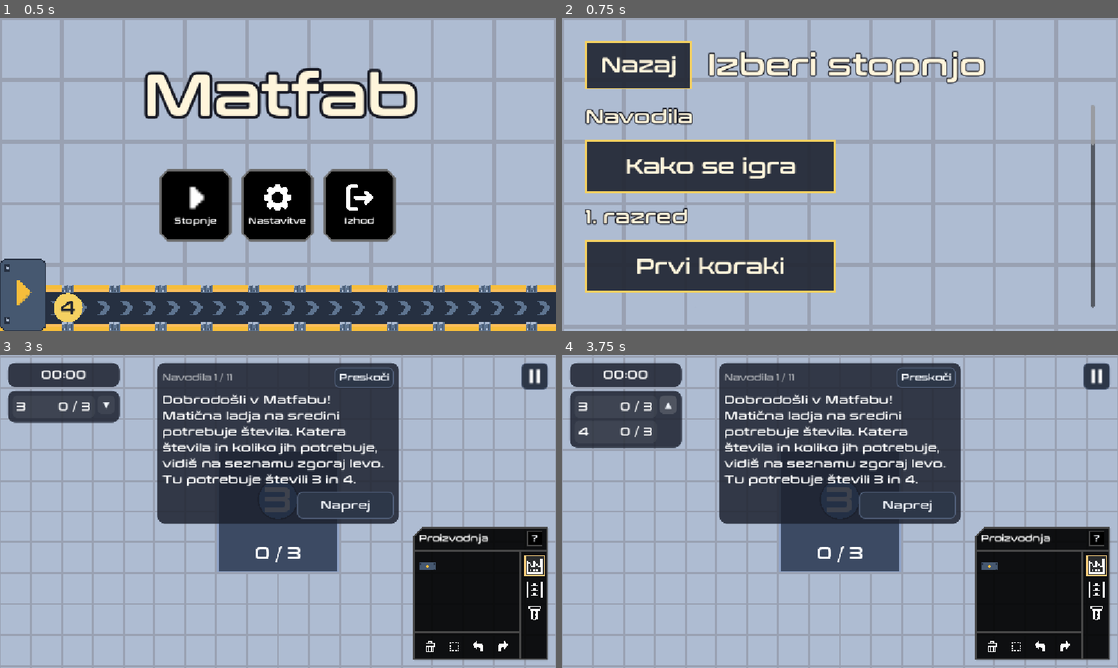
Above: before the commit, frames 1-4 (two rows, left to right).
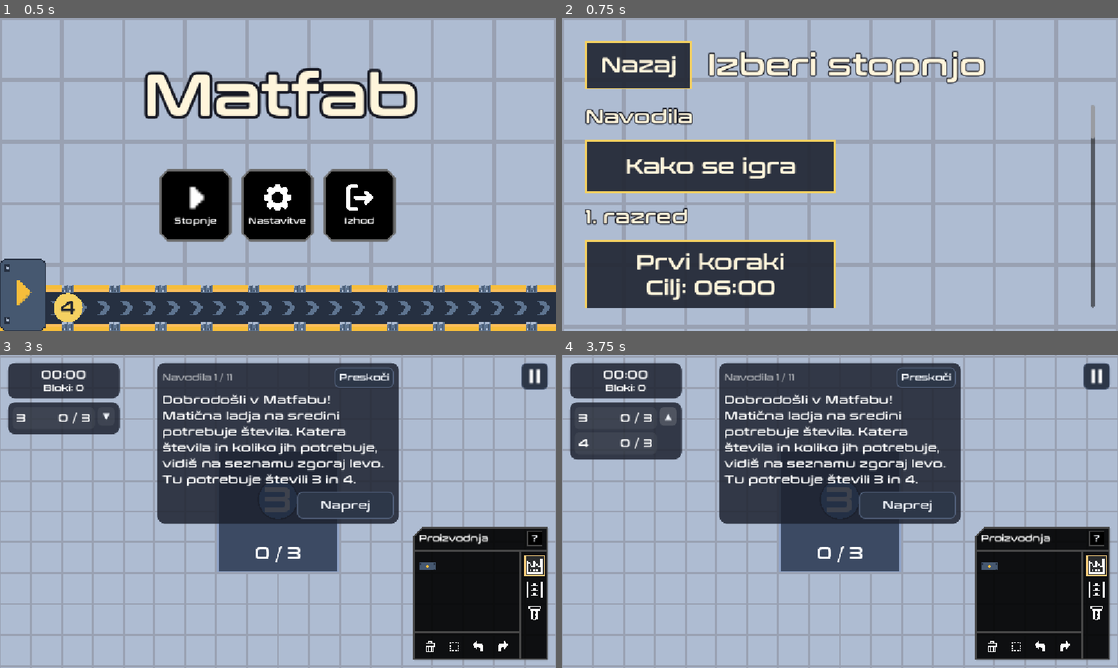
Above: after the commit, the same moments.

Repository: neyxium/MatFab
Game: Godot game, scene res://ui/main_menu.tscn
Same seed, same stepped clock (60 frames per second), same inputs: the game is played once before the commit and once after it.
Inputs (mouse positions are in pixels of both pictures, inside the frame that each line leads up to):
- Up to frame 1 (0.5 s): no input
- Up to frame 2 (0.75 s): click (756, 205) at 0.5 s
- Up to frame 3 (3 s): click "Nazaj" at 1.25 s; click (194, 542) at 2 s; click "Kako se igra" at 2.75 s
- Up to frame 4 (3.75 s): click "▼" at 3.5 s

Frame 1 is identical in both runs. In frame 2, 3.7% of the frame differs, in the area x 4-96%, y 38-93%; in frame 3, 1.8%; in frame 4, 2.1%.

Commit message:
Prikaz zvezdic in ocene na koncu stopnje, v HUD in izbiri stopenj

Diff:
--- a/data/levels/r1_01.tres
+++ b/data/levels/r1_01.tres
@@ -19,6 +19,8 @@
 [resource]
 script = ExtResource("5_2s3mb")
 title = "Prvi koraki"
+target_time = 360.0
+par_cost = 25
 ore_patches = Array[ExtResource("4_2y85k")]([SubResource("Resource_g7x37"), SubResource("Resource_70sox")])
 goals = Dictionary[int, int]({
 2: 10,
--- a/data/levels/r6_01.tres
+++ b/data/levels/r6_01.tres
@@ -28,6 +28,8 @@
 [resource]
 script = ExtResource("5_2s3mb")
 title = "Poštevanka"
+target_time = 480.0
+par_cost = 45
 grade = 6
 ore_patches = Array[ExtResource("4_2y85k")]([SubResource("Resource_g7x37"), SubResource("Resource_70sox"), SubResource("Resource_pspa2")])
 goals = Dictionary[int, int]({
--- a/data/levels/r6_02.tres
+++ b/data/levels/r6_02.tres
@@ -27,6 +27,8 @@
 [resource]
 script = ExtResource("1_level")
 title = "Večkratniki"
+target_time = 480.0
+par_cost = 45
 grade = 6
 ore_patches = Array[ExtResource("2_ore")]([SubResource("Resource_ore0"), SubResource("Resource_ore1"), SubResource("Resource_ore2")])
 goals = Dictionary[int, int]({
--- a/data/levels/r6_03.tres
+++ b/data/levels/r6_03.tres
@@ -27,6 +27,8 @@
 [resource]
 script = ExtResource("1_level")
 title = "Deljenje"
+target_time = 480.0
+par_cost = 45
 grade = 6
 ore_patches = Array[ExtResource("2_ore")]([SubResource("Resource_ore0"), SubResource("Resource_ore1"), SubResource("Resource_ore2")])
 goals = Dictionary[int, int]({
--- a/data/levels/r6_04.tres
+++ b/data/levels/r6_04.tres
@@ -27,6 +27,8 @@
 [resource]
 script = ExtResource("1_level")
 title = "Delitelji"
+target_time = 480.0
+par_cost = 45
 grade = 6
 ore_patches = Array[ExtResource("2_ore")]([SubResource("Resource_ore0"), SubResource("Resource_ore1"), SubResource("Resource_ore2")])
 goals = Dictionary[int, int]({
--- a/data/levels/r6_05.tres
+++ b/data/levels/r6_05.tres
@@ -29,6 +29,8 @@
 [resource]
 script = ExtResource("1_level")
 title = "Potence"
+target_time = 480.0
+par_cost = 45
 grade = 6
 ore_patches = Array[ExtResource("2_ore")]([SubResource("Resource_ore0"), SubResource("Resource_ore1"), SubResource("Resource_ore2")])
 goals = Dictionary[int, int]({
--- a/data/levels/r7_01.tres
+++ b/data/levels/r7_01.tres
@@ -34,6 +34,8 @@
 [resource]
 script = ExtResource("1_level")
 title = "Razcep"
+target_time = 600.0
+par_cost = 60
 grade = 7
 ore_patches = Array[ExtResource("2_ore")]([SubResource("Resource_ore0"), SubResource("Resource_ore1"), SubResource("Resource_ore2"), SubResource("Resource_ore3")])
 goals = Dictionary[int, int]({
--- a/data/levels/r7_02.tres
+++ b/data/levels/r7_02.tres
@@ -29,6 +29,8 @@
 [resource]
 script = ExtResource("1_level")
 title = "Potence zmnožkov"
+target_time = 600.0
+par_cost = 60
 grade = 7
 ore_patches = Array[ExtResource("2_ore")]([SubResource("Resource_ore0"), SubResource("Resource_ore1"), SubResource("Resource_ore2")])
 goals = Dictionary[int, int]({
--- a/data/levels/r7_03.tres
+++ b/data/levels/r7_03.tres
@@ -36,6 +36,8 @@
 [resource]
 script = ExtResource("1_level")
 title = "Praštevila"
+target_time = 600.0
+par_cost = 60
 grade = 7
 ore_patches = Array[ExtResource("2_ore")]([SubResource("Resource_ore0"), SubResource("Resource_ore1"), SubResource("Resource_ore2"), SubResource("Resource_ore3")])
 goals = Dictionary[int, int]({
--- a/data/levels/ss_01.tres
+++ b/data/levels/ss_01.tres
@@ -28,6 +28,8 @@
 [resource]
 script = ExtResource("1_level")
 title = "Potence"
+target_time = 600.0
+par_cost = 45
 grade = 10
 ore_patches = Array[ExtResource("2_ore")]([SubResource("Resource_ore0"), SubResource("Resource_ore1"), SubResource("Resource_ore2")])
 goals = Dictionary[int, int]({
--- a/data/levels/ss_02.tres
+++ b/data/levels/ss_02.tres
@@ -28,6 +28,8 @@
 [resource]
 script = ExtResource("1_level")
 title = "Največji skupni delitelj"
+target_time = 600.0
+par_cost = 45
 grade = 10
 ore_patches = Array[ExtResource("2_ore")]([SubResource("Resource_ore0"), SubResource("Resource_ore1"), SubResource("Resource_ore2")])
 goals = Dictionary[int, int]({
--- a/data/levels/ss_03.tres
+++ b/data/levels/ss_03.tres
@@ -28,6 +28,8 @@
 [resource]
 script = ExtResource("1_level")
 title = "Najmanjši skupni večkratnik"
+target_time = 600.0
+par_cost = 45
 grade = 10
 ore_patches = Array[ExtResource("2_ore")]([SubResource("Resource_ore0"), SubResource("Resource_ore1"), SubResource("Resource_ore2")])
 goals = Dictionary[int, int]({
--- a/data/levels/ss_04.tres
+++ b/data/levels/ss_04.tres
@@ -28,6 +28,8 @@
 [resource]
 script = ExtResource("1_level")
 title = "Koreni"
+target_time = 600.0
+par_cost = 45
 grade = 10
 ore_patches = Array[ExtResource("2_ore")]([SubResource("Resource_ore0"), SubResource("Resource_ore1"), SubResource("Resource_ore2")])
 goals = Dictionary[int, int]({
--- a/data/levels/ss_05.tres
+++ b/data/levels/ss_05.tres
@@ -28,6 +28,8 @@
 [resource]
 script = ExtResource("1_level")
 title = "Fakulteta"
+target_time = 600.0
+par_cost = 45
 grade = 10
 ore_patches = Array[ExtResource("2_ore")]([SubResource("Resource_ore0"), SubResource("Resource_ore1"), SubResource("Resource_ore2")])
 goals = Dictionary[int, int]({
--- a/game/game.gd
+++ b/game/game.gd
@@ -105,9 +105,11 @@
 
 
 func complete_level() -> void:
-	if not completed_levels.has(level.id):
+	var first_clear := not completed_levels.has(level.id)
+	if first_clear:
 		completed_levels.append(level.id)
 	last_result = current_result()
+	last_result["first_clear"] = first_clear
 	last_result["new_record"] = keep_records(level.id, last_result)
 	paused = true
 	save_world()
@@ -117,7 +119,9 @@
 
 # The open level rated on its current build cost and time.
 func current_result() -> Dictionary:
-	return LevelRating.rate(level, sim.build_cost(), elapsed_time)
+	var result := LevelRating.rate(level, sim.build_cost(), elapsed_time)
+	result["id"] = level.id
+	return result
 
 
 func keep_records(id: StringName, result: Dictionary) -> bool:
--- a/game/play.gd
+++ b/game/play.gd
@@ -15,6 +15,8 @@
 	hud.show_goals(Game.sim.tracker)
 	hud.show_timer(Game.level.target_time, Game.best_times.get(Game.level.id, -1.0))
 	hud.update_timer(Game.elapsed_time)
+	hud.show_cost(Game.level.par_cost)
+	hud.update_cost(Game.sim.build_cost())
 	hud.show_toolbar(world_view.build_tool)
 	hud.pause_pressed.connect(pause)
 	hud.info_pressed.connect(open_info)
@@ -37,13 +39,18 @@
 
 func _process(_delta: float) -> void:
 	hud.update_timer(Game.elapsed_time)
+	# Leaving to the menu clears the sim a frame before this scene goes away.
+	if Game.sim != null:
+		hud.update_cost(Game.sim.build_cost())
 
 
 func _on_level_completed() -> void:
 	var best: float = Game.best_times.get(Game.level.id, -1.0)
 	hud.show_timer(Game.level.target_time, best)
 	hud.update_timer(Game.elapsed_time)
-	level_complete.show_time(Game.elapsed_time, best, Game.level.target_time)
+	# Reopening a level finished earlier rates the saved world, since last_result may belong to another level.
+	var result := Game.last_result if Game.last_result.get("id") == Game.level.id else Game.current_result()
+	level_complete.show_result(result, Game.level, best, Game.best_cost.get(Game.level.id, -1))
 	level_complete.show()
 	tutorial_panel.hide()
 
--- a/ui/hud.gd
+++ b/ui/hud.gd
@@ -46,11 +46,13 @@
 # The block whose description is above the build panel, or null.
 var info_def: BuildingDef
 var _target_time := 0.0
+var _par_cost := 0
 var goals_expanded := false
 
 @onready var timer_panel: PanelContainer = $TopLeft/TimerPanel
 @onready var time_label: Label = $TopLeft/TimerPanel/TimerRows/TimeLabel
 @onready var best_time_label: Label = $TopLeft/TimerPanel/TimerRows/BestTimeLabel
+@onready var cost_label: Label = $TopLeft/TimerPanel/TimerRows/CostLabel
 @onready var goal_panel: PanelContainer = $TopLeft/GoalPanel
 @onready var goal_list: VBoxContainer = $TopLeft/GoalPanel/GoalLayout/GoalList
 @onready var goal_toggle: Button = $TopLeft/GoalPanel/GoalLayout/GoalToggle
@@ -93,6 +95,22 @@
 	else:
 		time_label.text = Game.format_time(elapsed_time)
 		time_label.remove_theme_color_override("font_color")
+
+
+func show_cost(par_cost: int) -> void:
+	_par_cost = par_cost
+	cost_label.visible = true
+
+
+func update_cost(cost: int) -> void:
+	if _par_cost > 0:
+		cost_label.text = "Bloki: %d / %d" % [cost, _par_cost]
+	else:
+		cost_label.text = "Bloki: %d" % cost
+	if _par_cost > 0 and cost > _par_cost:
+		cost_label.add_theme_color_override("font_color", OVER_TIME_COLOR)
+	else:
+		cost_label.remove_theme_color_override("font_color")
 
 
 func show_goals(goal_tracker: GoalTracker) -> void:
--- a/ui/hud.tscn
+++ b/ui/hud.tscn
@@ -43,6 +43,13 @@
 layout_mode = 2
 theme_override_colors/font_color = Color(1, 1, 1, 0.7)
 theme_override_font_sizes/font_size = 15
+horizontal_alignment = 1
+
+[node name="CostLabel" type="Label" parent="TopLeft/TimerPanel/TimerRows"]
+visible = false
+layout_mode = 2
+theme_override_font_sizes/font_size = 18
+text = "Bloki: 0"
 horizontal_alignment = 1
 
 [node name="GoalPanel" type="PanelContainer" parent="TopLeft"]
--- a/ui/level_complete.gd
+++ b/ui/level_complete.gd
@@ -4,25 +4,86 @@
 signal restart_pressed
 
 const TIME_FONT_SIZE := 24
+const STAR_FONT_SIZE := 72
+const GRADE_FONT_SIZE := 36
+const STAR_COLOR := Color("ffd34d")
+const RECORD_COLOR := Color("8fe388")
+const HINT_COLOR := Color(1, 1, 1, 0.7)
+# Seconds between stars as they fill in.
+const STAR_DELAY := 0.25
 
+var star_label: Label
+var grade_label: Label
 var time_label: Label
+var record_label: Label
+var hint_label: Label
+var _star_tween: Tween
 
 
 func _ready() -> void:
 	add_title("Stopnja opravljena")
-	time_label = Label.new()
-	time_label.horizontal_alignment = HORIZONTAL_ALIGNMENT_CENTER
-	time_label.add_theme_font_size_override("font_size", TIME_FONT_SIZE)
-	items.add_child(time_label)
+	star_label = add_line(STAR_FONT_SIZE, STAR_COLOR)
+	grade_label = add_line(GRADE_FONT_SIZE, STAR_COLOR)
+	time_label = add_line(TIME_FONT_SIZE)
+	record_label = add_line(TIME_FONT_SIZE, RECORD_COLOR)
+	hint_label = add_line(TIME_FONT_SIZE, HINT_COLOR)
 	add_button("Začni znova", restart_pressed.emit)
 	add_button("Glavni meni", main_menu_pressed.emit)
 
 
-func show_time(elapsed: float, best: float, target: float) -> void:
-	var lines: PackedStringArray = ["Čas: %s" % Game.format_time(elapsed)]
-	if best >= 0.0:
-		lines.append("Najboljši čas: %s" % Game.format_time(best))
-	if target > 0.0:
-		var status := "v ciljnem času!" if elapsed <= target else "čez ciljni čas"
-		lines.append("Ciljni čas: %s (%s)" % [Game.format_time(target), status])
+func add_line(font_size: int, color := Color.TRANSPARENT) -> Label:
+	var label := Label.new()
+	label.horizontal_alignment = HORIZONTAL_ALIGNMENT_CENTER
+	label.add_theme_font_size_override("font_size", font_size)
+	if color != Color.TRANSPARENT:
+		label.add_theme_color_override("font_color", color)
+	items.add_child(label)
+	return label
+
+
+# `result` comes from Game: LevelRating.rate plus "new_record" and "first_clear".
+func show_result(result: Dictionary, level: LevelDef, best_time: float, best_cost: int) -> void:
+	var stars: int = result["stars"]
+	var cost: int = result["cost"]
+	var elapsed: float = result["elapsed"]
+	grade_label.text = "Ocena: %s" % result["grade"]
+	var lines: PackedStringArray = []
+	var cost_line := "Bloki: %d" % cost
+	if level.par_cost > 0:
+		cost_line += " (cilj: %d)" % level.par_cost
+	lines.append(cost_line)
+	var time_line := "Čas: %s" % Game.format_time(elapsed)
+	if level.target_time > 0.0:
+		time_line += " (cilj: %s)" % Game.format_time(level.target_time)
+	lines.append(time_line)
+	if best_time >= 0.0 and best_cost >= 0:
+		lines.append("Najboljše: %s, %d blokov" % [Game.format_time(best_time), best_cost])
 	time_label.text = "\n".join(lines)
+	record_label.visible = result.get("new_record", false) and not result.get("first_clear", false)
+	record_label.text = "Nov rekord!"
+	hint_label.text = hint(level, cost, elapsed)
+	hint_label.visible = hint_label.text != ""
+	fill_stars(stars)
+
+
+# What would earn the missing stars; empty with all three.
+static func hint(level: LevelDef, cost: int, elapsed: float) -> String:
+	var tips: PackedStringArray = []
+	if not LevelRating.meets_cost(level, cost):
+		tips.append("z manj bloki")
+	if not LevelRating.meets_time(level, elapsed):
+		tips.append("hitreje")
+	if tips.is_empty():
+		return ""
+	return "Za več zvezdic poskusi %s." % " in ".join(tips)
+
+
+# Stars fill in one at a time.
+func fill_stars(stars: int) -> void:
+	if _star_tween != null:
+		_star_tween.kill()
+	star_label.text = LevelRating.star_text(0)
+	_star_tween = create_tween()
+	for count in range(1, stars + 1):
+		_star_tween.tween_interval(STAR_DELAY)
+		_star_tween.tween_callback(func() -> void: star_label.text = LevelRating.star_text(count))
--- a/ui/level_select.gd
+++ b/ui/level_select.gd
@@ -26,6 +26,8 @@
 	var button := Button.new()
 	var lines: PackedStringArray = [level.title]
 	var details: PackedStringArray = []
+	if Game.best_stars.has(level.id):
+		details.append(LevelRating.star_text(Game.best_stars[level.id]))
 	if Game.best_times.has(level.id):
 		details.append("Najboljši: %s" % Game.format_time(Game.best_times[level.id]))
 	if level.target_time > 0.0:
